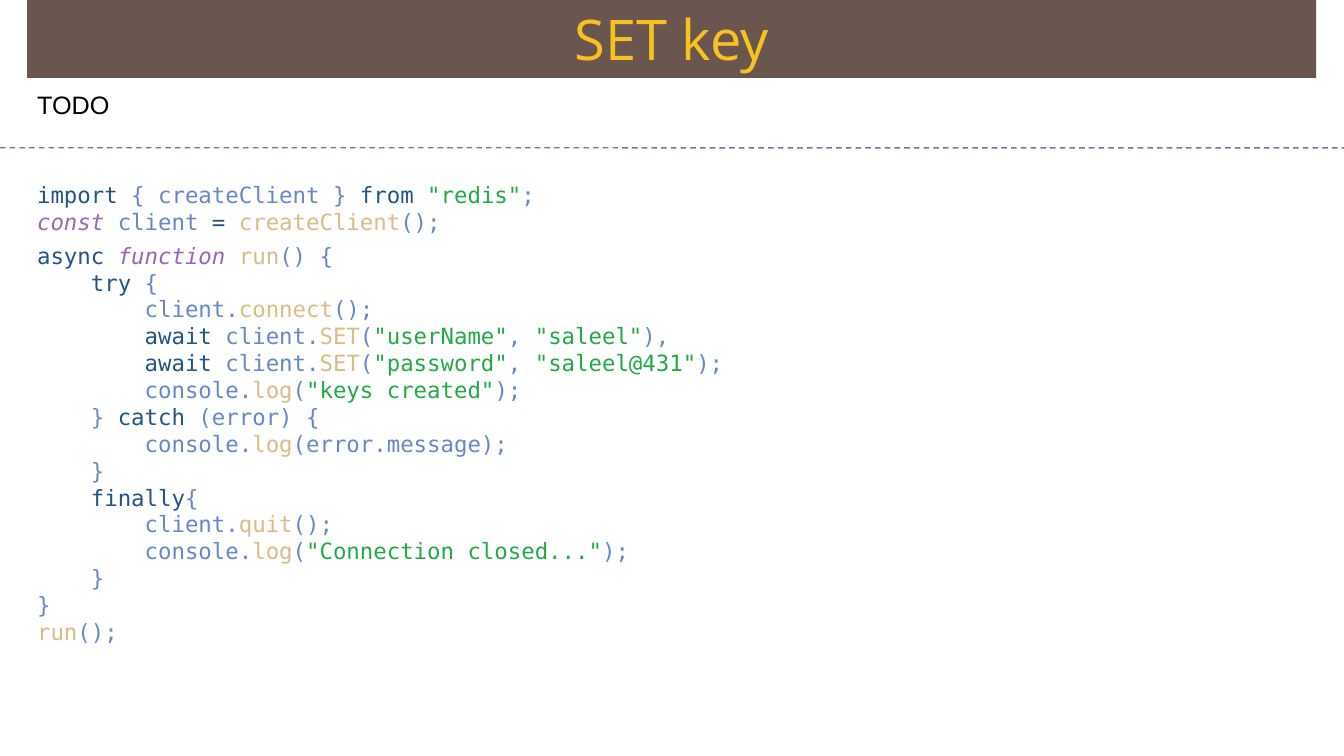
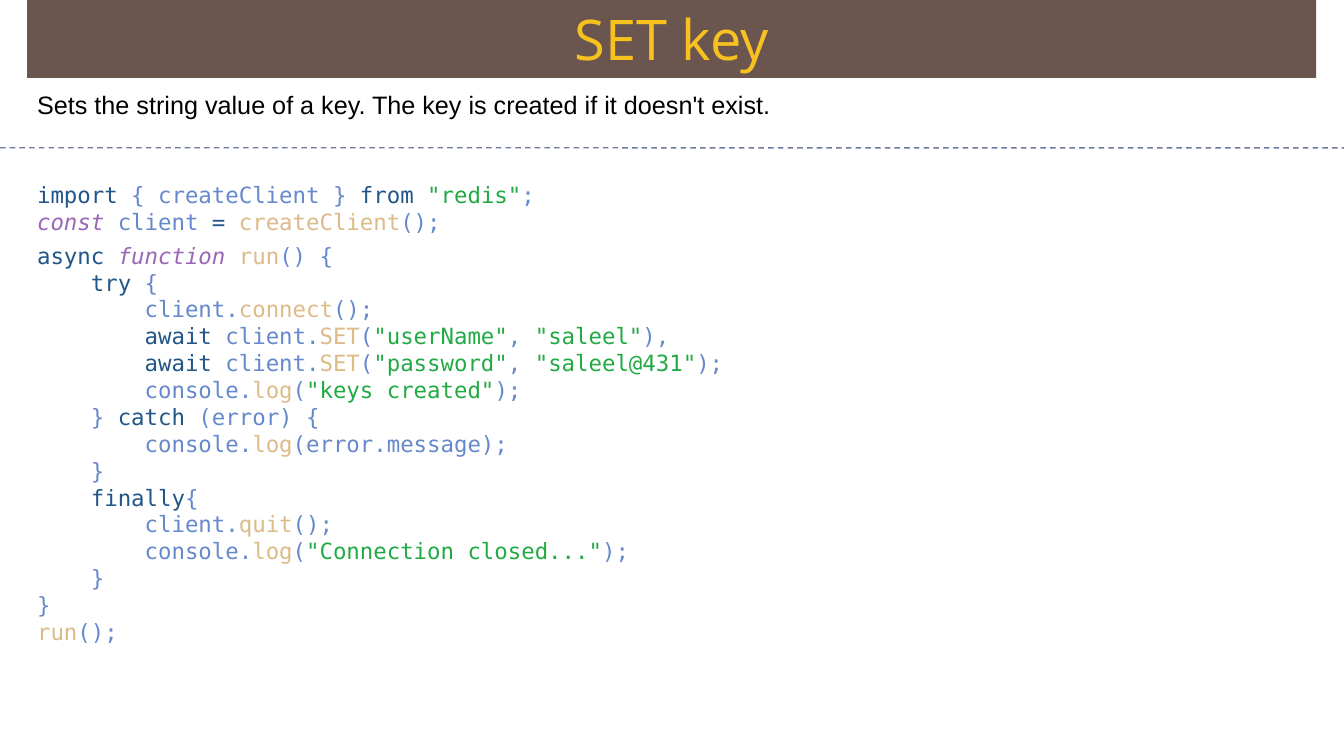
Before and after one commit to Saleel-Bagde/PPT-s, a slide deck: slide 104 of redis Ver2.pptx. Drawn at 1344x756 pixels with LibreOffice and Linux fonts; fonts in the diff are those of the drawing. Boxes give left, top, right and bottom in pixels: in the first picture for what was removed or moved away, otherwise in the second. Text is boxed around its words. In the diff, an @@ line names an element or a change of style, - is before the commit and + after.

```diff
--- a/redis Ver2.pptx
+++ b/redis Ver2.pptx
@@ text at (37,95,770,119): text changed @@
-TODO
+Sets the string value of a key. The key is created if it doesn't exist.
```
Also in this commit, not shown: 2 other slides changed.
